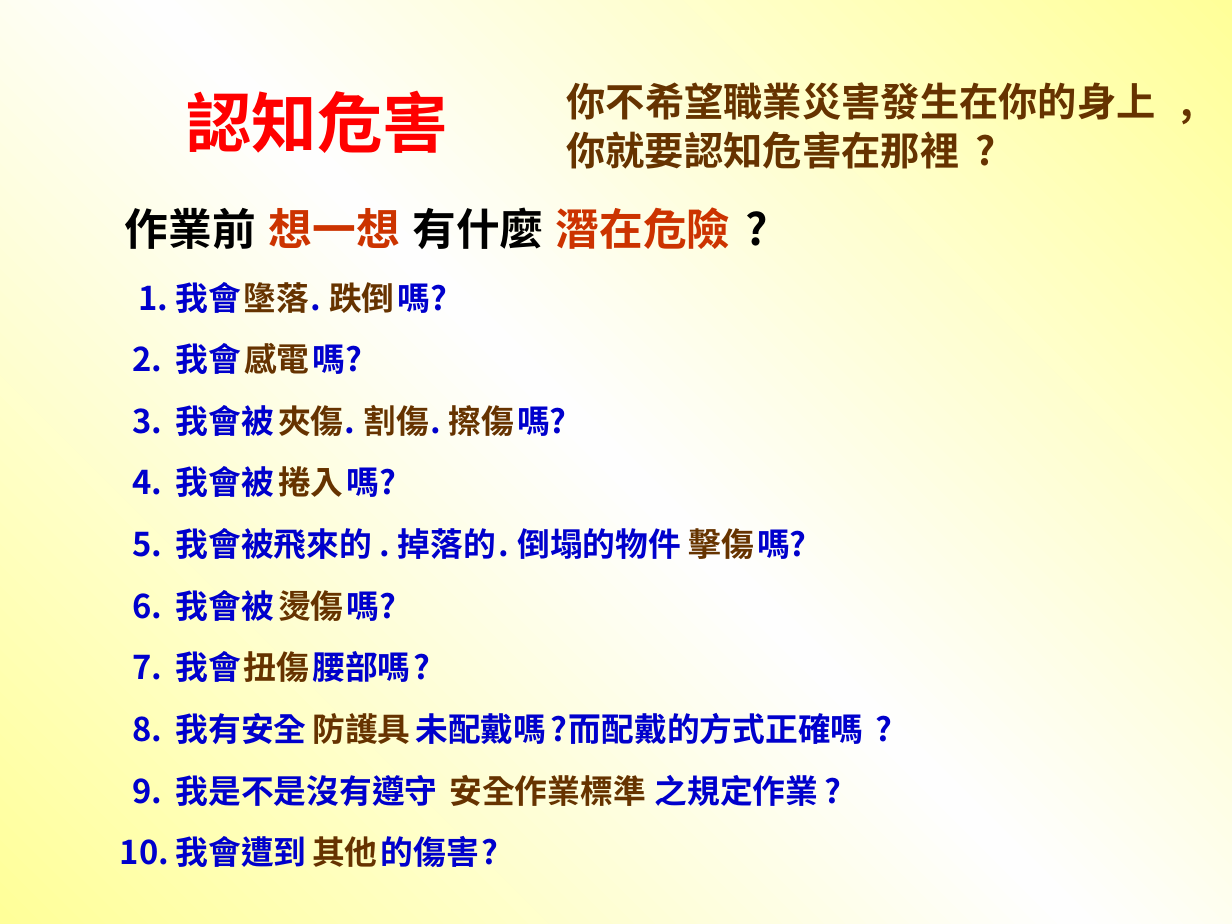
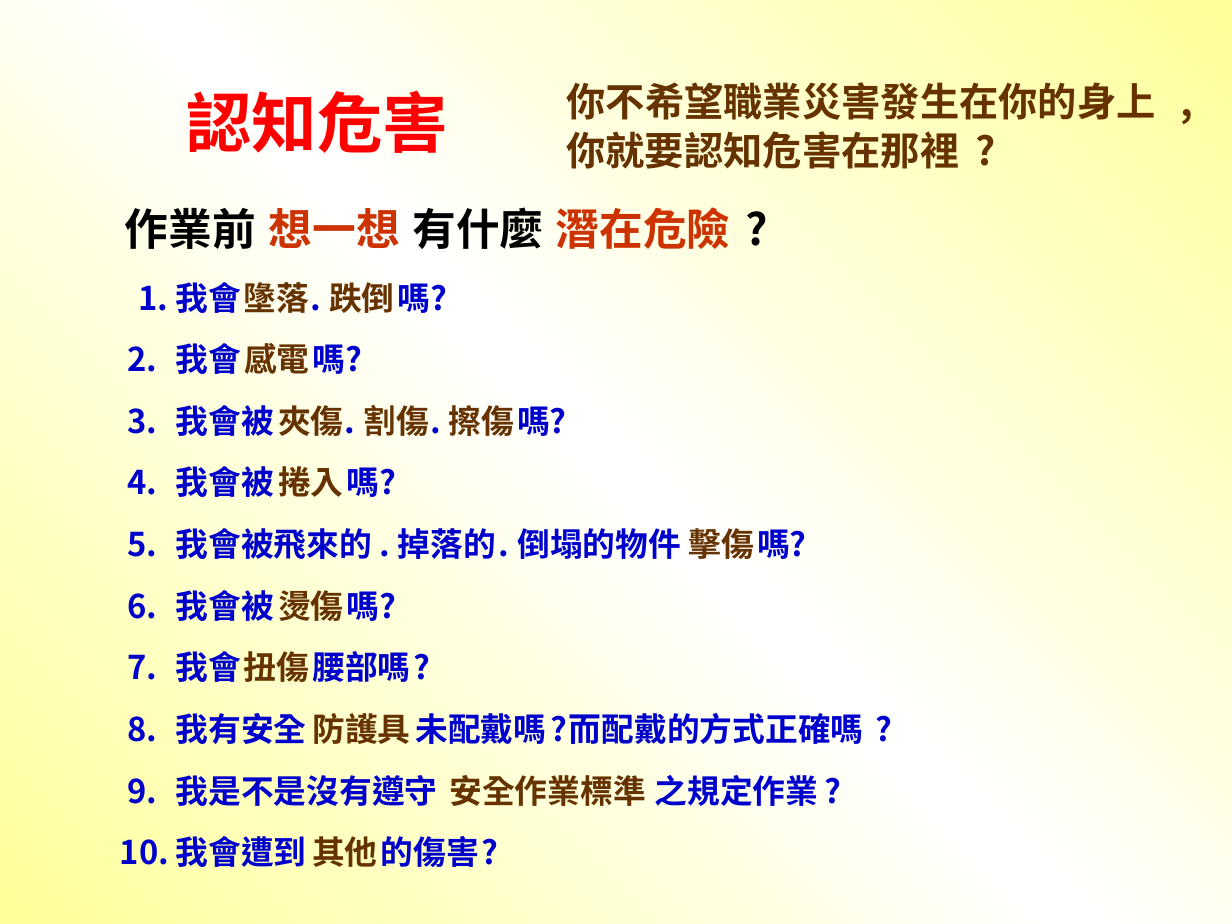
Before and after one commit to LawrenceChien/2017-PPES-Lookout-Project, a slide deck: slide 18 of 2017 PPES Lookout Project--001/000. Safety & Health/Regulations/Emergency Response.ppt. Drawn at 1232x924 pixels with LibreOffice and Linux fonts; fonts in the diff are those of the drawing. Boxes give left, top, right and bottom in pixels: in the first picture for what was removed or moved away, otherwise in the second. Text is boxed around its words. In the diff, an @@ line names an element or a change of style, - is before the commit and + after.

```diff
--- a/2017 PPES Lookout Project--001/000. Safety & Health/Regulations/Emergency Response.ppt
+++ b/2017 PPES Lookout Project--001/000. Safety & Health/Regulations/Emergency Response.ppt
@@ background gradient #FFFF99 to #FEFEFE to gradient #FFFF99 to #FFFFFF @@
@@ text "2.": place and size @@
-text "2." at (132, 346, 162, 372)
+text "2." at (127, 346, 157, 372)
@@ text "3.": place and size @@
-text "3." at (132, 408, 162, 434)
+text "3." at (127, 408, 157, 434)
@@ text "4.": place and size @@
-text "4." at (132, 469, 162, 495)
+text "4." at (127, 469, 157, 495)
@@ text "5.": place and size @@
-text "5." at (132, 531, 162, 557)
+text "5." at (127, 531, 157, 557)
@@ text "6.": place and size @@
-text "6." at (132, 593, 162, 619)
+text "6." at (127, 593, 157, 619)
@@ text "7.": place and size @@
-text "7." at (132, 654, 162, 680)
+text "7." at (127, 654, 157, 680)
@@ text "8.": place and size @@
-text "8." at (132, 716, 162, 742)
+text "8." at (127, 716, 157, 742)
@@ text "9.": place and size @@
-text "9." at (132, 778, 162, 804)
+text "9." at (127, 778, 157, 804)
```
Also in this commit, not shown: 32 other slides changed, 4 other files.
